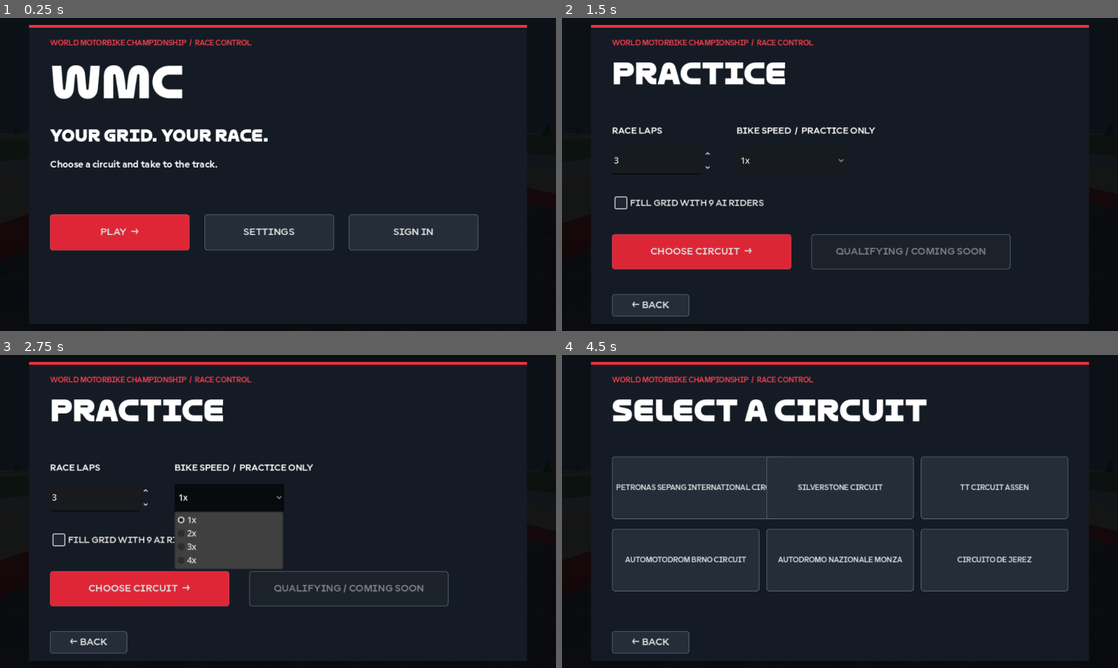
Above: before the commit, frames 1-4 (two rows, left to right).
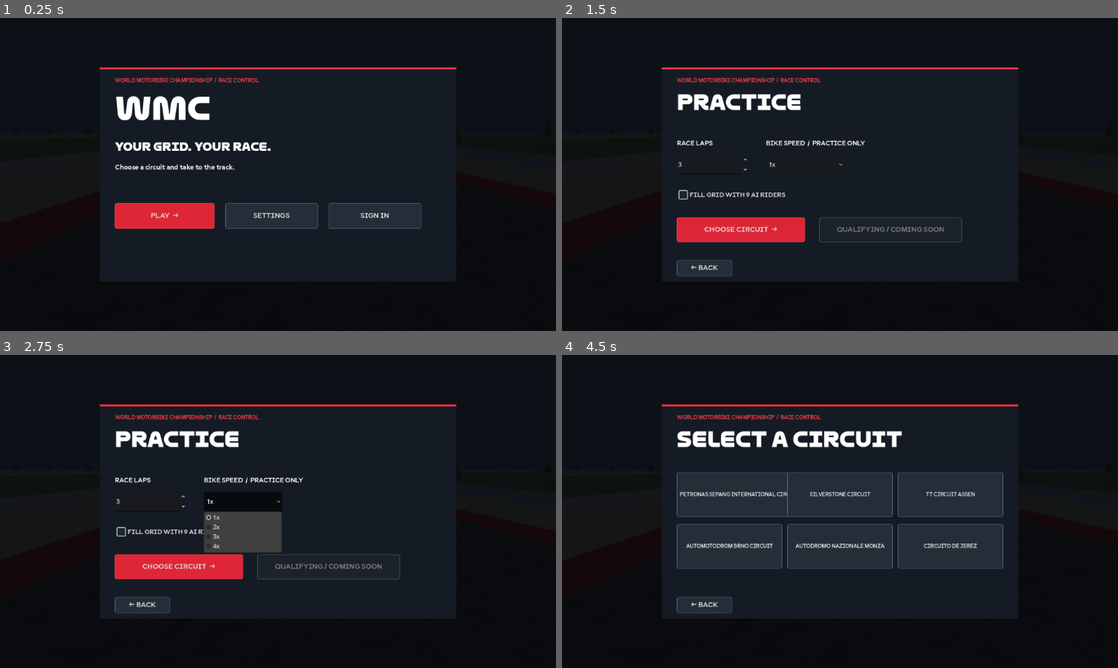
Above: after the commit, the same moments.

Repository: Ahad00010/WMC
Game: Godot game, scene res://scenes/Race.tscn
Two runs of this game, one before a commit and one after it. Both use one fixed random seed, a clock stepped at 60 frames per second and the inputs below.
Inputs:
- Up to frame 1 (0.25 s): no input
- Up to frame 2 (1.5 s): click "PLAY →" at 0.5 s; click "PRACTICE →" at 1.25 s
- Up to frame 3 (2.75 s): click "1x" at 2 s
- Up to frame 4 (4.5 s): click "FILL GRID WITH 9 AI RIDERS" at 2.75 s; click "2x" at 3.5 s; click "CHOOSE CIRCUIT →" at 4.25 s

The runs differ from the first frame. In frame 1, 13% of the frame differs, in the area x 5-95%, y 2-94%; in frame 2, 14%; in frame 3, 15%; in frame 4, 18%, in the area x 5-95%, y 2-96%.

Commit message:
Fix desktop UI sizing, race HUD and steering directions
Co-authored-by: arena-agent <297053741+arena-agent@users.noreply.github.com>

Diff:
--- a/native-rebuild/scripts/race_game.gd
+++ b/native-rebuild/scripts/race_game.gd
@@ -203,6 +203,7 @@
 		_race_running = true
 		countdown = 3.0
 		_hud.lights.update_time(countdown)
+		_update_hud()
 		_start_capture()
 		_diagnostics.note("RACE START circuit=%s laps=%d speed=%d ai=%s" % [id, laps, speed, ai])
 		_fade_music(_ambience, false)
@@ -614,7 +615,7 @@
 	return Vector3(
 		maxf(1.0 if keyboard_throttle else 0.0, touch_command.x),
 		maxf(1.0 if keyboard_brake else 0.0, touch_command.y),
-		clampf(float(int(keyboard_right) - int(keyboard_left)) + touch_command.z, -1.0, 1.0)
+		-clampf(float(int(keyboard_right) - int(keyboard_left)) + touch_command.z, -1.0, 1.0)
 	)
 
 
--- a/native-rebuild/scripts/ui/main_menu.gd
+++ b/native-rebuild/scripts/ui/main_menu.gd
@@ -67,6 +67,7 @@
 		_show_page(previous)
 	)
 	resized.connect(_fit)
+	UiScale.changed.connect(_fit)
 	_fit()
 	_show_page("home")
 
@@ -74,6 +75,7 @@
 	if not _card or size.x <= 0 or size.y <= 0:
 		return
 	var factor := minf((size.x - 32.0) / DESIGN_SIZE.x, (size.y - 32.0) / DESIGN_SIZE.y)
+	factor = minf(factor, UiScale.panel_scale()) if not OS.has_feature("mobile") else factor
 	_card.scale = Vector2.ONE * maxf(0.1, factor)
 	_card.position = (size - DESIGN_SIZE * factor) * 0.5
 
@@ -187,6 +189,7 @@
 	button.size = dimensions
 	button.focus_mode = Control.FOCUS_NONE
 	button.autowrap_mode = TextServer.AUTOWRAP_WORD_SMART
+	button.clip_text = true
 	button.add_theme_font_override("font", TEXT)
 	button.add_theme_font_size_override("font_size", 22)
 	var normal := StyleBoxFlat.new()
--- a/native-rebuild/scripts/ui/pause_menu.gd
+++ b/native-rebuild/scripts/ui/pause_menu.gd
@@ -37,6 +37,7 @@
 	var home := _button("MAIN MENU", 290)
 	home.pressed.connect(func(): main_menu_requested.emit())
 	resized.connect(_fit)
+	UiScale.changed.connect(_fit)
 	_fit()
 
 func _button(text: String, y: float) -> Button:
@@ -54,5 +55,6 @@
 	if not _card:
 		return
 	var factor := minf((size.x - 32.0) / 560.0, (size.y - 32.0) / 400.0)
+	factor = minf(factor, UiScale.panel_scale()) if not OS.has_feature("mobile") else factor
 	_card.scale = Vector2.ONE * maxf(0.1, factor)
 	_card.position = (size - _card.size * factor) * 0.5
--- a/native-rebuild/scripts/ui/profile_editor.gd
+++ b/native-rebuild/scripts/ui/profile_editor.gd
@@ -53,6 +53,7 @@
 	var cancel := _button("CANCEL", Vector2(310, 425))
 	cancel.pressed.connect(func(): visible = false; closed.emit())
 	resized.connect(_fit)
+	UiScale.changed.connect(_fit)
 	_fit()
 
 func open(profile: Dictionary) -> void:
@@ -70,6 +71,7 @@
 	if not _card:
 		return
 	var factor := minf((size.x - 32.0) / _card.size.x, (size.y - 32.0) / _card.size.y)
+	factor = minf(factor, UiScale.panel_scale()) if not OS.has_feature("mobile") else factor
 	_card.scale = Vector2.ONE * maxf(0.1, factor)
 	_card.position = (size - _card.size * factor) * 0.5
 
--- a/native-rebuild/scripts/ui/race_hud.gd
+++ b/native-rebuild/scripts/ui/race_hud.gd
@@ -61,6 +61,7 @@
 	add_child(touch_controls)
 	touch_controls.visible = OS.has_feature("mobile")
 	resized.connect(_layout)
+	UiScale.changed.connect(_layout)
 	call_deferred("_layout")
 
 
@@ -71,6 +72,7 @@
 	_lap_label.text = "KM/H     LAP %d / %d     %s" % [current_lap, total_laps, _format_time(elapsed_seconds)]
 	_position_label.text = "P%d / %d" % [race_position, rider_count]
 	_track_label.text = circuit.display_name
+	_fit_track_text()
 
 
 func set_notice(message: String) -> void:
@@ -94,8 +96,8 @@
 	var shortest_side := minf(viewport_size.x, viewport_size.y)
 	var margin := clampf(shortest_side * 0.030, 14.0, 42.0)
 	var unit := UiScale.hud_scale(shortest_side)
-	var timing_width := clampf(viewport_size.x * 0.31, 250.0 * unit, 420.0 * unit)
-	var timing_height := clampf(shortest_side * 0.135, 76.0 * unit, 142.0 * unit)
+	var timing_width := minf(minf(viewport_size.x * 0.28, 360.0) * unit, (viewport_size.x - 220.0 * unit) * 0.5 - margin - 12.0)
+	var timing_height := clampf(shortest_side * 0.115, 70.0, 110.0) * unit
 	_timing_panel.position = Vector2(margin, margin)
 	_timing_panel.size = Vector2(timing_width, timing_height)
 	_speed_label.position = Vector2(14.0 * unit, 3.0 * unit)
@@ -116,16 +118,25 @@
 	tower.size = Vector2(155 * unit, minf(shortest_side * 0.46, 330 * unit))
 	map.position = Vector2(viewport_size.x - margin - 180 * unit, margin + 145 * unit)
 	map.size = Vector2(180 * unit, 115 * unit)
-	var track_width := clampf(viewport_size.x * 0.42, 300.0 * unit, 680.0 * unit)
+	var track_width := minf(500.0 * unit, maxf(150.0, viewport_size.x - margin - (lights.position.x + lights.size.x) - 12.0))
 	var track_height := clampf(shortest_side * 0.070, 42.0 * unit, 78.0 * unit)
 	_track_panel.position = Vector2(viewport_size.x - margin - track_width, margin)
 	_track_panel.size = Vector2(track_width, track_height)
 	_track_label.position = Vector2(12.0 * unit, 0.0)
 	_track_label.size = Vector2(track_width - 24.0 * unit, track_height)
-	_track_label.add_theme_font_size_override("font_size", roundi(clampf(shortest_side * 0.026 * unit, 14.0, 27.0)))
+	_fit_track_text()
 	_notice_label.position = Vector2(viewport_size.x * 0.21, margin + timing_height + 9.0 * unit)
 	_notice_label.size = Vector2(viewport_size.x * 0.58, 28.0 * unit)
 	_notice_label.add_theme_font_size_override("font_size", roundi(clampf(shortest_side * 0.021 * unit, 13.0, 22.0)))
+
+
+func _fit_track_text() -> void:
+	if not _track_label or not _display_font:
+		return
+	var font_size := roundi(clampf(minf(size.x, size.y) * 0.024 * UiScale.hud_scale(minf(size.x, size.y)), 11.0, 24.0))
+	while font_size > 8 and _display_font.get_string_size(_track_label.text, HORIZONTAL_ALIGNMENT_LEFT, -1, font_size).x > _track_label.size.x:
+		font_size -= 1
+	_track_label.add_theme_font_size_override("font_size", font_size)
 
 
 func _make_panel(colour: Color) -> Panel:
--- a/native-rebuild/scripts/ui/ui_scale.gd
+++ b/native-rebuild/scripts/ui/ui_scale.gd
@@ -2,6 +2,8 @@
 
 ## Shared setting retained for the PC GUI Scale choices that will appear in the
 ## settings screen: Default, 1, 2, and 3. Mobile keeps responsive sizing.
+signal changed
+
 const SETTING_PATH := "user://wmc-native-settings.cfg"
 const NAMES := ["Default", "1", "2", "3"]
 var selected_mode := 0
@@ -35,12 +37,14 @@
 func cycle() -> String:
 	selected_mode = (selected_mode + 1) % NAMES.size()
 	save_settings()
+	changed.emit()
 	return NAMES[selected_mode]
 
 
 func set_mode(mode: int) -> void:
 	selected_mode = clampi(mode, 0, 3)
 	save_settings()
+	changed.emit()
 
 
 func mode_name() -> String:
@@ -58,3 +62,9 @@
 		_:
 			# Default and explicit 1 preserve the base responsive desktop scale.
 			return 1.0
+
+
+func panel_scale() -> float:
+	if OS.has_feature("mobile"):
+		return 1.0
+	return [0.82, 0.72, 0.92, 1.08][selected_mode]
--- a/native-rebuild/tests/race_view.gd
+++ b/native-rebuild/tests/race_view.gd
@@ -15,6 +15,21 @@
 	var road: MeshInstance3D = game._track_root.get_node("Asphalt")
 	assert(road.material_override.albedo_texture != null)
 	assert(road.material_override.cull_mode == BaseMaterial3D.CULL_DISABLED)
+	game._menu._show_page("circuit")
+	var tiles: Array[Button] = []
+	for child in game._menu._content.get_children():
+		if child is Button:
+			tiles.append(child)
+	assert(tiles.size() == 6)
+	for i in tiles.size():
+		for j in range(i + 1, tiles.size()):
+			assert(not Rect2(tiles[i].position, tiles[i].size).intersects(Rect2(tiles[j].position, tiles[j].size)), "Circuit tiles overlap")
+	var old_scale: int = UiScale.selected_mode
+	UiScale.set_mode(1)
+	var small_card: float = game._menu._card.scale.x
+	UiScale.set_mode(3)
+	assert(game._menu._card.scale.x > small_card, "GUI Scale must resize the menu immediately")
+	UiScale.set_mode(old_scale)
 	game._menu.race_requested.emit("assen", 2, 1, true)
 	await process_frame
 	assert(game._race_running and game._hud.visible and game.circuit.id == "assen")
@@ -33,6 +48,22 @@
 		for surface in player_mesh.mesh.get_surface_count():
 			assert(player_mesh.get_active_material(surface) == ai_mesh.get_active_material(surface), "AI duplicated bike material resources")
 	assert(game.race_laps == 2 and game.countdown > 0.0)
+	assert(not game._hud._speed_label.text.is_empty() and game._hud.tower._rows.size() == 10, "HUD must be populated during countdown")
+	assert(game._hud._display_font.get_string_size(game._hud._track_label.text, HORIZONTAL_ALIGNMENT_LEFT, -1, game._hud._track_label.get_theme_font_size("font_size")).x <= game._hud._track_label.size.x + 1.0, "Circuit name is clipped")
+	var left_key := InputEventKey.new()
+	left_key.keycode = KEY_A
+	left_key.pressed = true
+	Input.parse_input_event(left_key)
+	assert(game._player_command().z > 0.0, "A must turn left in the chase camera")
+	left_key.pressed = false
+	Input.parse_input_event(left_key)
+	var right_key := InputEventKey.new()
+	right_key.keycode = KEY_D
+	right_key.pressed = true
+	Input.parse_input_event(right_key)
+	assert(game._player_command().z < 0.0, "D must turn right in the chase camera")
+	right_key.pressed = false
+	Input.parse_input_event(right_key)
 	game._toggle_pause()
 	assert(game.paused and game._pause_menu.visible and not game._race_running)
 	game._pause_menu.settings_requested.emit()
